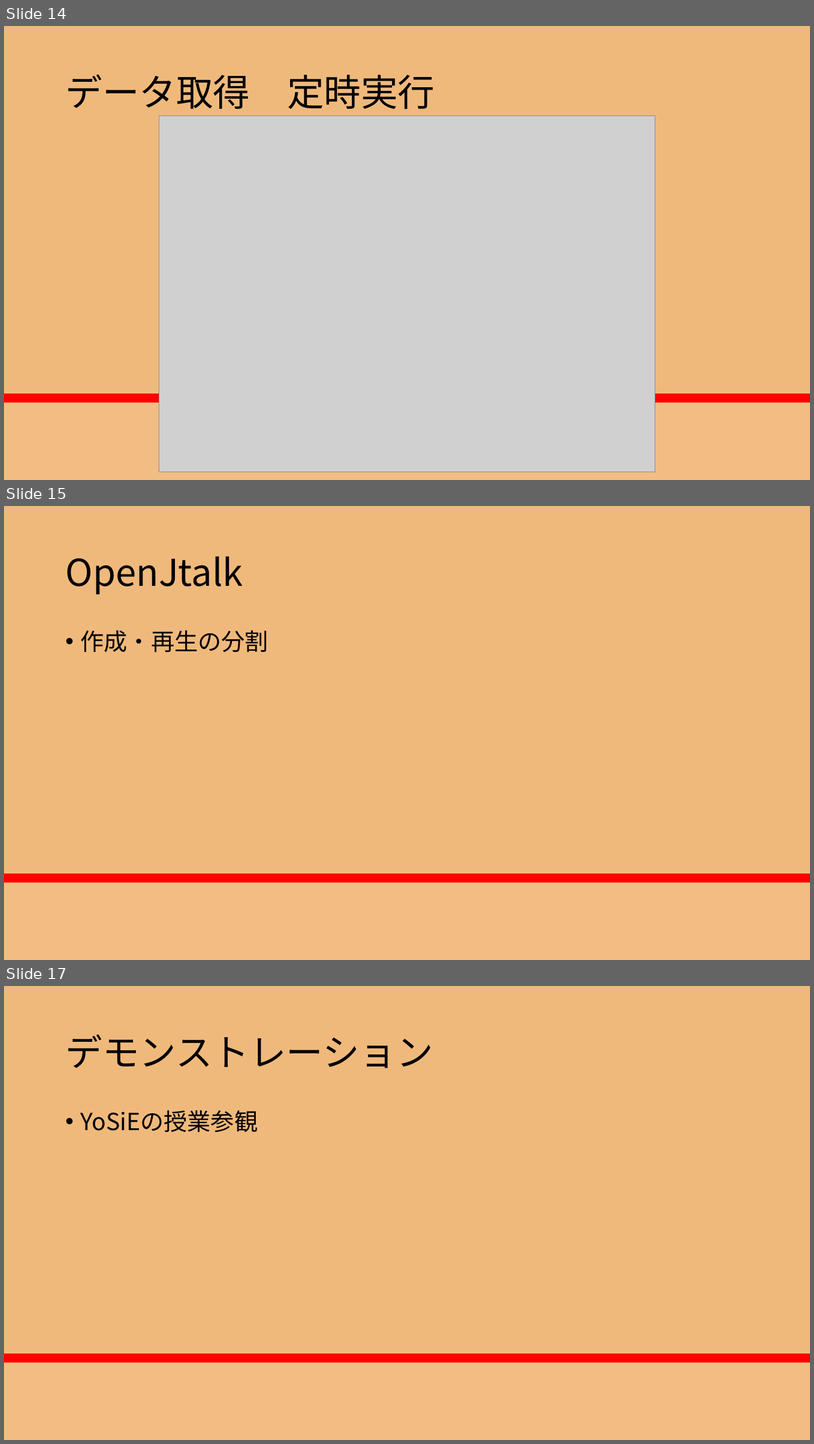
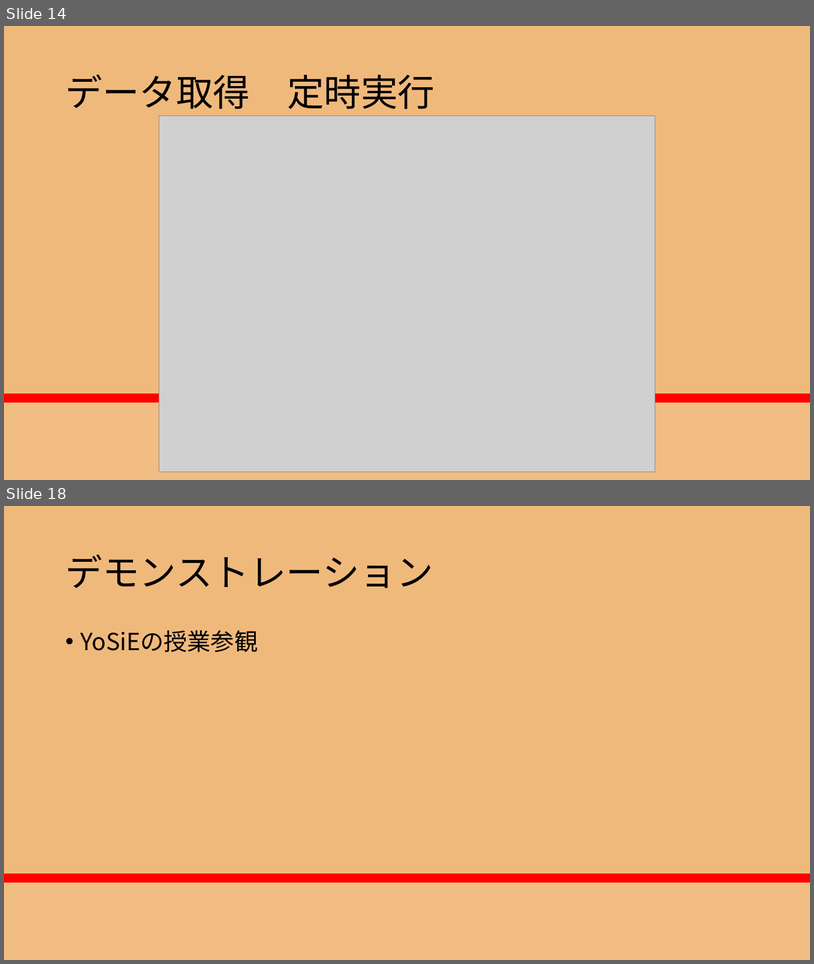
Before and after one commit to RikiishiSuzunosuke/AIspeaker_yosie, a slide deck: presentation/AIスピーカー開発_3_main.pptx. Shown one above the other, each under a label of ours: slides 14, 15 and 17 before the commit, slides 14 and 18 after it; the slides between them are not shown. The pictures are 814x1444 and 814x964 pixels, drawn with LibreOffice and Linux fonts; fonts in the diff are those of the drawing; grey boxes stand for pictures. Boxes give left, top, right and bottom in pixels: in the first picture for what was removed or moved away, otherwise in the second. Text is boxed around its words. In the diff, an @@ line names an element or a change of style, - is before the commit and + after.

```diff
--- a/presentation/AIスピーカー開発_3_main.pptx
+++ b/presentation/AIスピーカー開発_3_main.pptx
@@ slide 15 removed at (4,506,810,960), background gradient #F0B97C to #FF0000 to #F86446 to #F1BD83 @@
@@ title removed at (65,556,243,594) @@
-OpenJtalk
@@ text removed at (81,630,269,652) @@
-• 作成・再生の分割
@@ what was slide 17 is now slide 18 @@
```
Also in this commit, not shown: 1 slide changed, 2 slides added, 4 other files.
